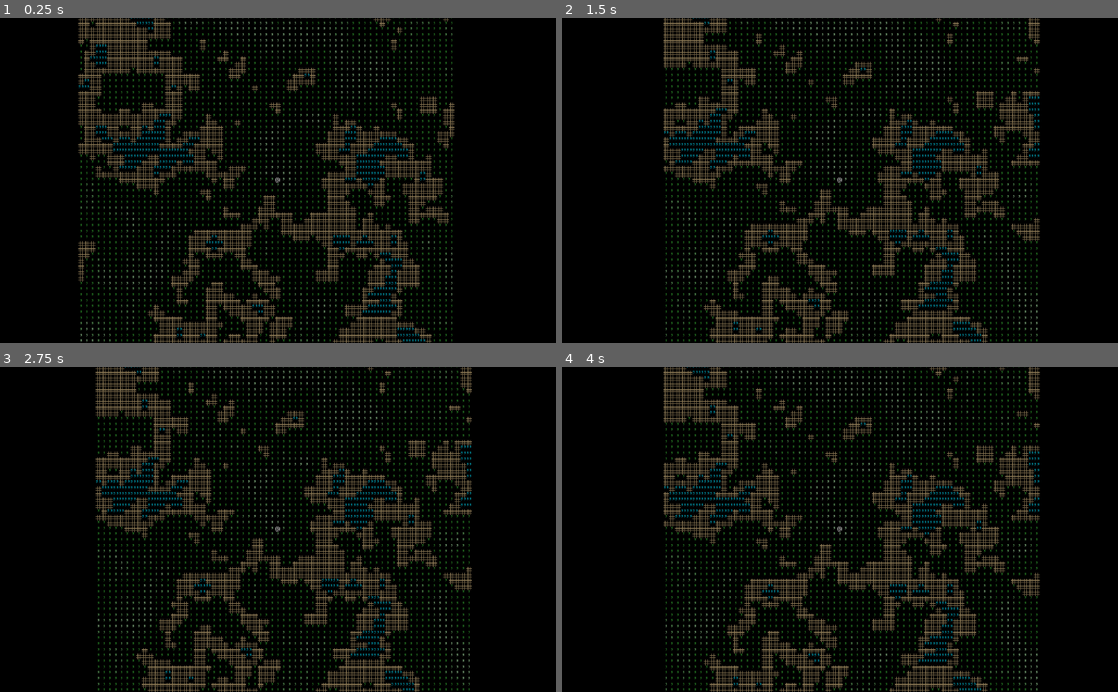
Above: before the commit, frames 1-4 (two rows, left to right).
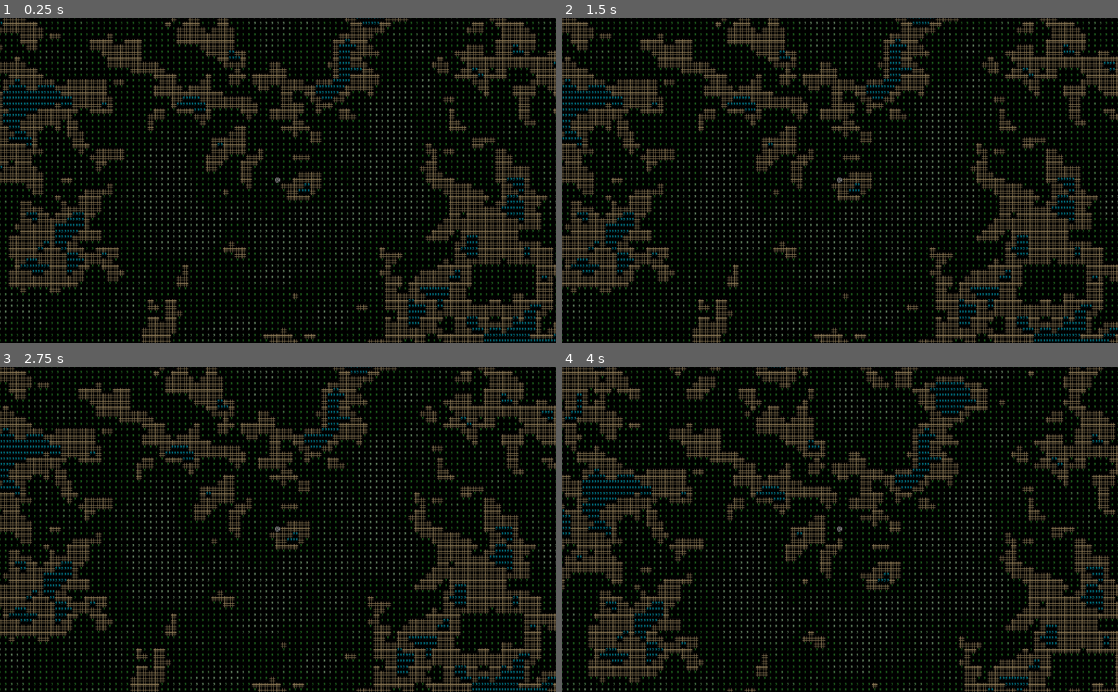
Above: after the commit, the same moments.

Repository: MikkoK189/roguelike
Game: Godot game, scene res://World.tscn
Same seed, same stepped clock (60 frames per second), same inputs: the game is played once before the commit and once after it.
Inputs:
- Up to frame 1 (0.25 s): no input
- Up to frame 2 (1.5 s): tap Enter at 0.5 s; hold Right (right) 0.53-1.28 s; tap Space at 1.25 s; hold Down (down) from 1.28 s (still down)
- Up to frame 3 (2.75 s): tap Enter at 2 s; release Down (down) at 2.03 s; hold Right (right) from 2.03 s (still down)
- Up to frame 4 (4 s): tap Space at 2.75 s; release Right (right) at 2.78 s; hold Up (ui_up) 2.78-3.53 s; hold Left (left) from 3.53 s (still down)

The runs differ from the first frame. In frame 1, 28% of the frame differs, in the area x 0-100%, y 0-100%; in frame 2, 28%; in frame 3, 28%; in frame 4, 29%.

Commit message:
Refactoring and fixed a collision bug.

Diff:
--- a/Chunk.tscn
+++ b/Chunk.tscn
@@ -1,10 +1,13 @@
-[gd_scene load_steps=3 format=2]
+[gd_scene load_steps=4 format=2]
 
 [ext_resource path="res://ChunkLoading/ChunkNode.gd" type="Script" id=1]
 [ext_resource path="res://Map.gd" type="Script" id=2]
+[ext_resource path="res://Tile.tscn" type="PackedScene" id=3]
 
 [node name="Chunk" type="Node2D"]
 script = ExtResource( 1 )
 
 [node name="Map" type="Node2D" parent="."]
 script = ExtResource( 2 )
+
+[node name="Tile" parent="." instance=ExtResource( 3 )]
--- a/ChunkLoading/ChunkManager.gd
+++ b/ChunkLoading/ChunkManager.gd
@@ -93,8 +93,8 @@
 				active_chunks.append(chunk)
 				active_coord.append(chunk_coords)
 				chunk.world = world
+				add_child(chunk)
 				chunk.start(chunk_key)
-				add_child(chunk)
 
 	#deleting the chunks just makes an array of chunks that are in active chunks and not in the
 	#chunks that are being loaded (loading coords), deleting chunks then deletes them from
--- a/ChunkLoading/ChunkNode.gd
+++ b/ChunkLoading/ChunkNode.gd
@@ -15,7 +15,6 @@
 		world.generate_world(world.size, $Map, chunk_coords)
 		WorldSave.add_chunk(chunk_coords)
 	else:
-		chunk_data = WorldSave.retrive_data(chunk_coords)
 		world.generate_world(world.size, $Map, chunk_coords)
 
 
--- a/Map.gd
+++ b/Map.gd
@@ -3,15 +3,18 @@
 onready var chunk = get_parent()
 
 var tile_textures = []
+var tiles = {}
+var sampleTile
 
-var tiles = {}
+func _init():
+	sampleTile = preload("res://Tile.tscn")
 
 func set_cell(x, y, index):
 	if(index == -1):
 		if(tiles.has(Vector2(x, y))):
 			tiles[Vector2(x, y)].queue_free()
 	elif(index >= 0):
-		var sprite = preload("res://Tile.tscn").instance()
+		var sprite = sampleTile.instance()
 		sprite.visible = false
 		tiles[Vector2(x, y)] = sprite
 		sprite.texture = Tiles.tile_textures[index]
@@ -28,7 +31,7 @@
 		if(tiles.has(Vector2(x, y))):
 			tiles[Vector2(x, y)].queue_free()
 	elif(index >= 0):
-		var sprite = preload("res://Tile.tscn").instance()
+		var sprite = sampleTile.instance()
 		sprite.visible = false
 		tiles[Vector2(x, y)] = sprite
 		sprite.texture = Tiles.tile_textures[index]
--- a/Player.gd
+++ b/Player.gd
@@ -2,27 +2,42 @@
 
 onready var chunkmanager = get_parent().get_node("ChunkManager")
 onready var world = get_parent()
-
+onready var timer = $Timer
+var can_move = true
 func _ready():
 	Globals.player = self
+	timer.connect("timeout", self, "timer_timeout")
+
 #	print(chunkmanager.current_chunk)
 #	if(chunkmanager.current_chunk.get_node("Map").get_tile(world.size / 2, world.size / 2) != 0):
 #		self.global_position = Vector2(world.size / 2 * 8, world.size / 2 * 8)
 #	print(chunkmanager.current_chunk.get_node("Map"))
 
 func _process(delta):
-	if Input.is_action_just_pressed("down"):
-		var move_pos = Vector2(0, 1)
-		move(move_pos)
-	if Input.is_action_just_pressed("left"):
-		var move_pos = Vector2(-1, 0)
-		move(move_pos)
-	if Input.is_action_just_pressed("up"):
-		var move_pos = Vector2(0, -1)
-		move(move_pos)
-	if Input.is_action_just_pressed("right"):
-		var move_pos = Vector2(1, 0)
-		move(move_pos)
+	if Input.is_action_pressed("down"):
+		if can_move:
+			var move_pos = Vector2(0, 1)
+			move(move_pos)
+			can_move = false
+			timer.start()
+	if Input.is_action_pressed("left"):
+		if can_move:
+			var move_pos = Vector2(-1, 0)
+			move(move_pos)
+			can_move = false
+			timer.start()
+	if Input.is_action_pressed("up"):
+		if can_move:
+			var move_pos = Vector2(0, -1)
+			move(move_pos)
+			can_move = false
+			timer.start()
+	if Input.is_action_pressed("right"):
+		if can_move:
+			var move_pos = Vector2(1, 0)
+			move(move_pos)
+			can_move = false
+			timer.start()
 
 func move(pos : Vector2):
 	var map = world.chunkmanager.get_current_chunk(self.global_position).get_node("Map")
@@ -34,10 +49,14 @@
 		x = self.global_position.x / 8 + pos.x - (newchunk.chunk_coords.x * chunkmanager.chunk_size / 8)
 		y = self.global_position.y / 8 + pos.y - (newchunk.chunk_coords.y * chunkmanager.chunk_size / 8)
 		print("YEET")
-		if y >= world.size:
-			y = 0
+#	if y >= world.size:
+#			y = 0
+#	if x >= world.size:
+#			x = 0
 	if (map.get_tile(Vector2(x, y)) != 0):
 		self.global_position += pos * 8
 	else:
 		return
-	pass
+
+func timer_timeout():
+	can_move = true
--- a/Player.tscn
+++ b/Player.tscn
@@ -12,3 +12,6 @@
 [node name="Camera2D" type="Camera2D" parent="."]
 current = true
 zoom = Vector2( 0.75, 0.75 )
+
+[node name="Timer" type="Timer" parent="."]
+wait_time = 0.1
--- a/World.tscn
+++ b/World.tscn
@@ -6,6 +6,7 @@
 
 [node name="World" type="Node2D"]
 script = ExtResource( 1 )
+size = 10
 chunkmanager_path = NodePath("ChunkManager")
 
 [node name="CanvasModulate" type="CanvasModulate" parent="."]
@@ -18,4 +19,3 @@
 render_distance = 6
 
 [node name="Player" parent="." instance=ExtResource( 4 )]
-position = Vector2( 512, 264 )
Not shown, added: Exports/index.apple-touch-icon.png.import
Not shown, added: Exports/index.icon.png.import
Not shown, added: Exports/index.png.import
Not shown, added: Exports.zip
Not shown, added: Exports/index.apple-touch-icon.png
Not shown, added: Exports/index.audio.worklet.js
Not shown, added: Exports/index.html
Not shown, added: Exports/index.icon.png
Not shown, added: Exports/index.js
Not shown, added: Exports/index.pck
Not shown, added: Exports/index.png
Not shown, added: Exports/index.wasm
